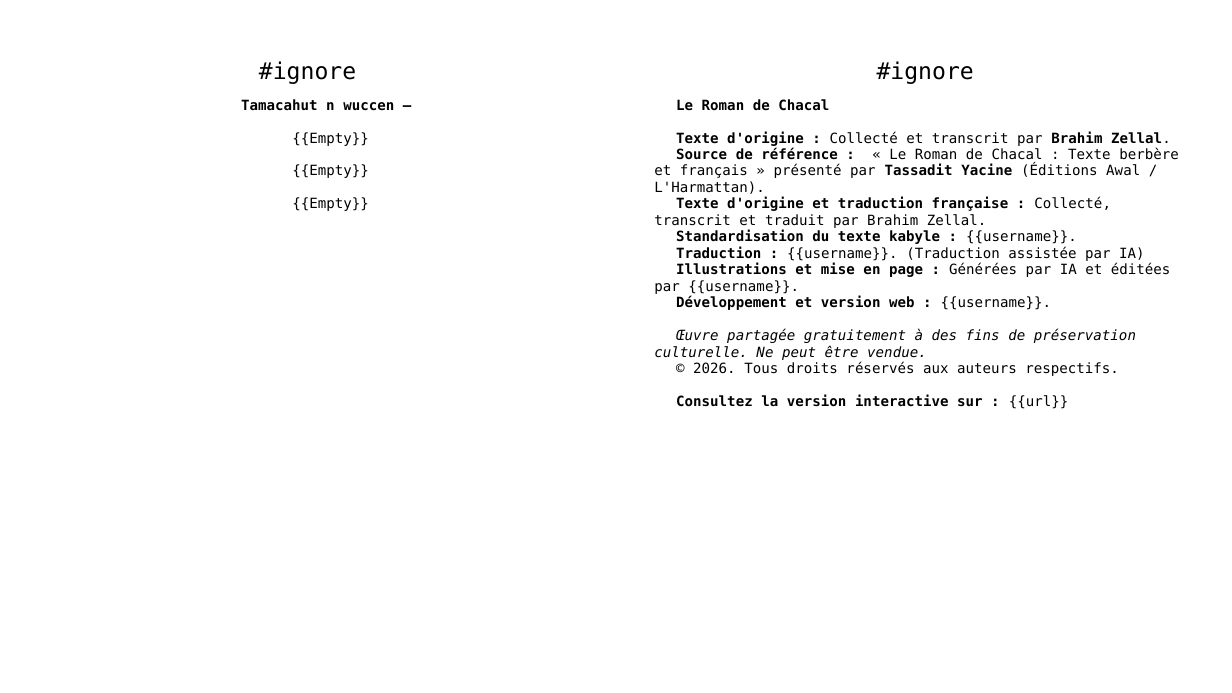
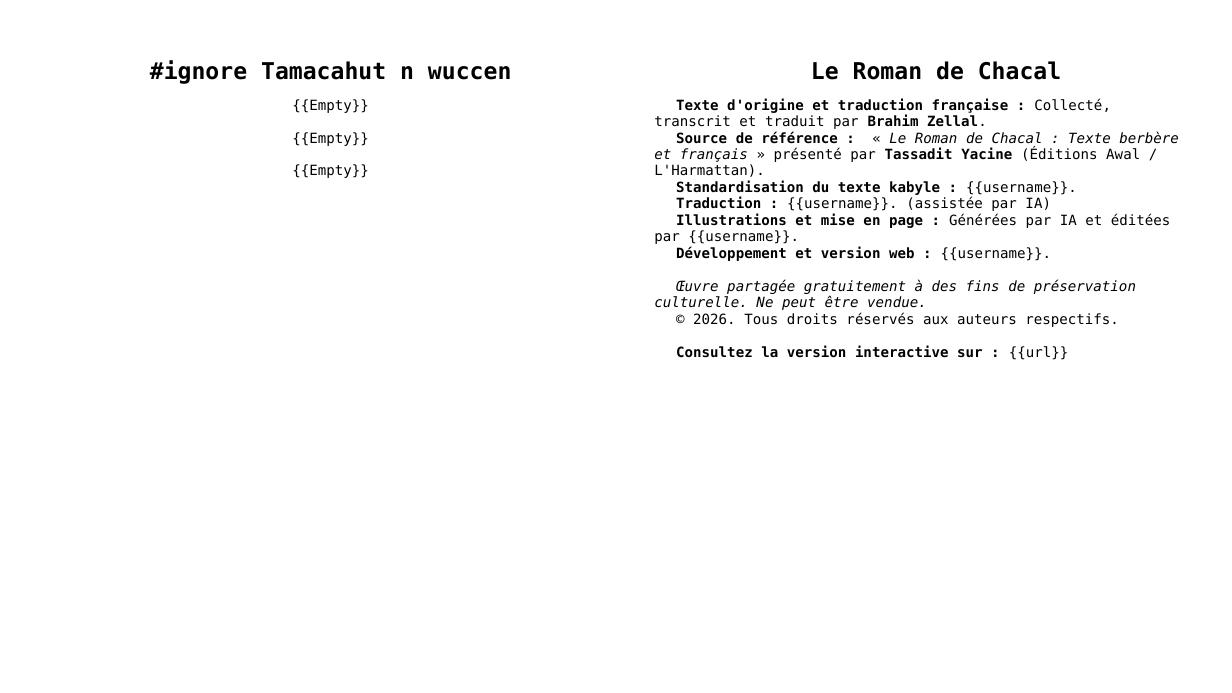
Before and after one commit to sferhah/tamacahut_n_wuccen, a slide deck: slide 2 of Uccen.ConsoleApp/Resources/pptx/uccen.pptx. Drawn at 1232x693 pixels with LibreOffice and Linux fonts; fonts in the diff are those of the drawing. Boxes give left, top, right and bottom in pixels: in the first picture for what was removed or moved away, otherwise in the second. Text is boxed around its words. In the diff, an @@ line names an element or a change of style, - is before the commit and + after.

```diff
--- a/Uccen.ConsoleApp/Resources/pptx/uccen.pptx
+++ b/Uccen.ConsoleApp/Resources/pptx/uccen.pptx
@@ table at (x1=30, y1=15, x2=1205, y2=668) @@
-row 2, column 1: #ignore
+row 2, column 1: #ignore Tamacahut n wuccen
-row 2, column 3: #ignore
+row 2, column 3: Le Roman de Chacal
-row 3, column 1: Tamacahut n wuccen – / {{Empty}} / {{Empty}} / {{Empty}}
+row 3, column 1: {{Empty}} / {{Empty}} / {{Empty}}
-row 3, column 3: Le Roman de Chacal / Texte d'origine : Collecté et transcrit par Brahim Zellal. / Source de référence : « Le Roman de Chacal : Texte berbère et français » présenté par Tassadit Yacine (Éditions Awal / L'Harmattan). / Texte d'origine et traduction française : Collecté, transcrit et traduit par Brahim Zellal. / Standardisation du texte kabyle : {{username}}. / Traduction : {{username}}. (Traduction assistée par IA) / Illustrations et mise en page : Générées par IA et éditées par {{username}}. / Développement et version web : {{username}}. / Œuvre partagée gratuitement à des fins de préservation culturelle. Ne peut être vendue. / © 2026. Tous droits réservés aux auteurs respectifs. / Consultez la version interactive sur : {{url}}
+row 3, column 3: Texte d'origine et traduction française : Collecté, transcrit et traduit par Brahim Zellal. / Source de référence : « Le Roman de Chacal : Texte berbère et français » présenté par Tassadit Yacine (Éditions Awal / L'Harmattan). / Standardisation du texte kabyle : {{username}}. / Traduction : {{username}}. (assistée par IA) / Illustrations et mise en page : Générées par IA et éditées par {{username}}. / Développement et version web : {{username}}. / Œuvre partagée gratuitement à des fins de préservation culturelle. Ne peut être vendue. / © 2026. Tous droits réservés aux auteurs respectifs. / Consultez la version interactive sur : {{url}}
```
Also in this commit, not shown: 7 other slides changed, 10 other files.
